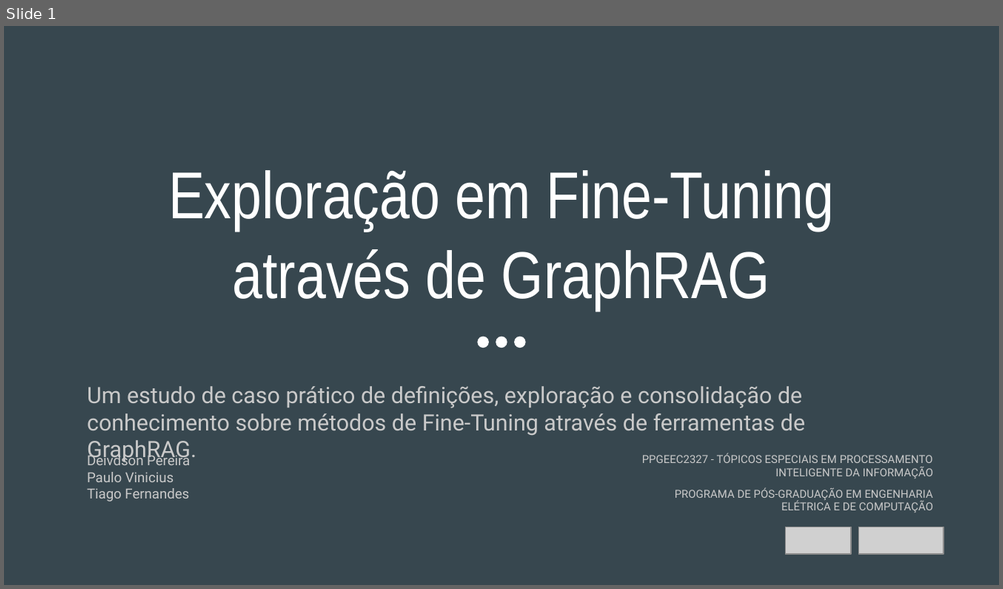
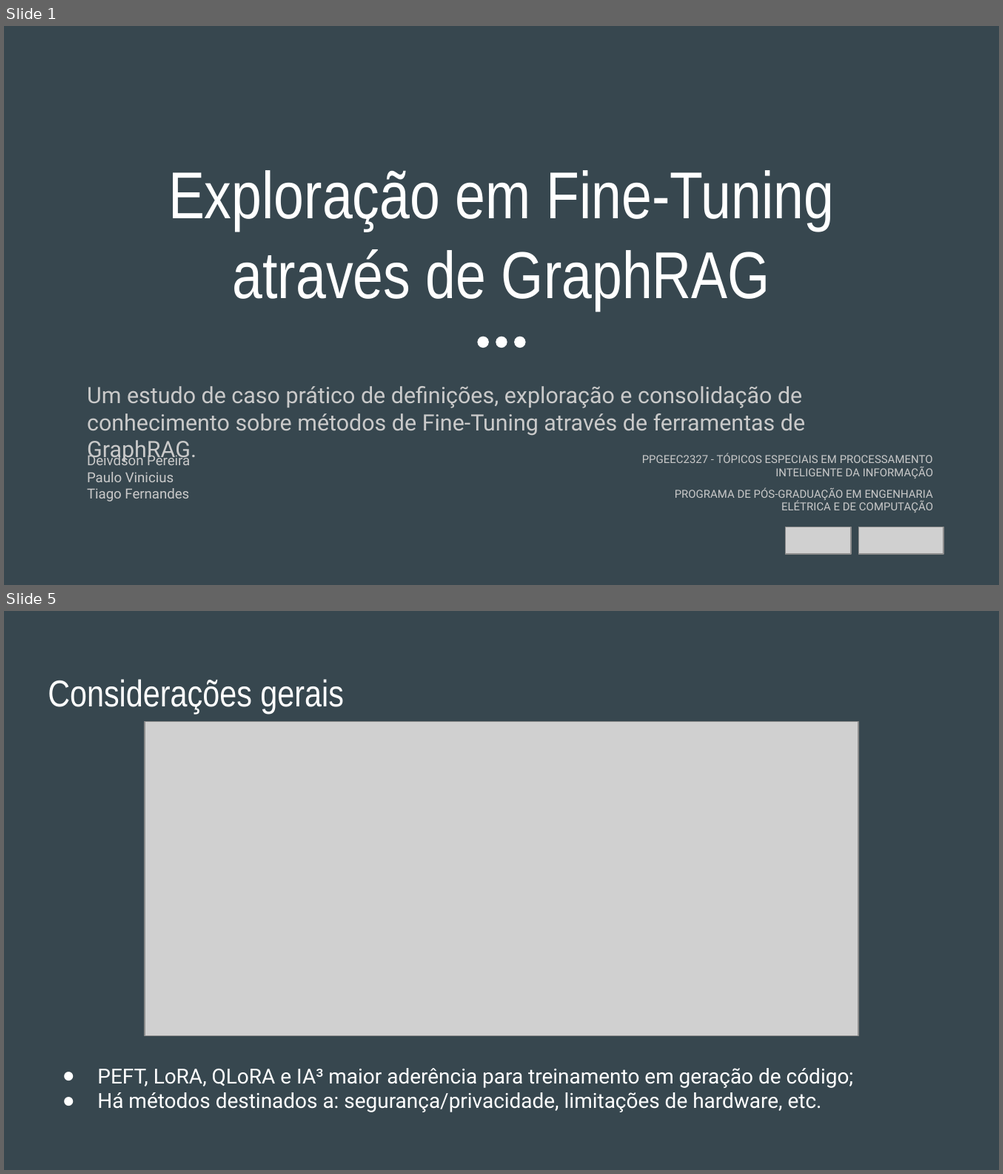
Before and after one commit to tfmiranda/ppgeec2327-t2p2, a slide deck: slides/apresentacao-t2p2.pptx. Shown one above the other, each under a label of ours: slide 1 before the commit, slides 1 and 5 after it; the slides between them are not shown. The pictures are 1003x589 and 1003x1174 pixels, drawn with LibreOffice and Linux fonts; fonts in the diff are those of the drawing; grey boxes stand for pictures. Boxes give left, top, right and bottom in pixels: in the first picture for what was removed or moved away, otherwise in the second. Text is boxed around its words. In the diff, an @@ line names an element or a change of style, - is before the commit and + after.

```diff
--- a/slides/apresentacao-t2p2.pptx
+++ b/slides/apresentacao-t2p2.pptx
@@ slide 5 added at (4,611,999,1170), background #37474F @@
@@ title added at (48,679,344,714), 27 pt, text #FFFFFF @@
+Considerações gerais
@@ picture added at (145,721,857,1036) @@
@@ text added at (97,1068,854,1113), 15 pt, text #FFFFFF @@
+● PEFT, LoRA, QLoRA e IA³ maior aderência para treinamento em geração de código;
+● Há métodos destinados a: segurança/privacidade, limitações de hardware, etc.
```
Also in this commit, not shown: 1 slide changed, 2 other slides added, 2 slides removed, 1 other file.
